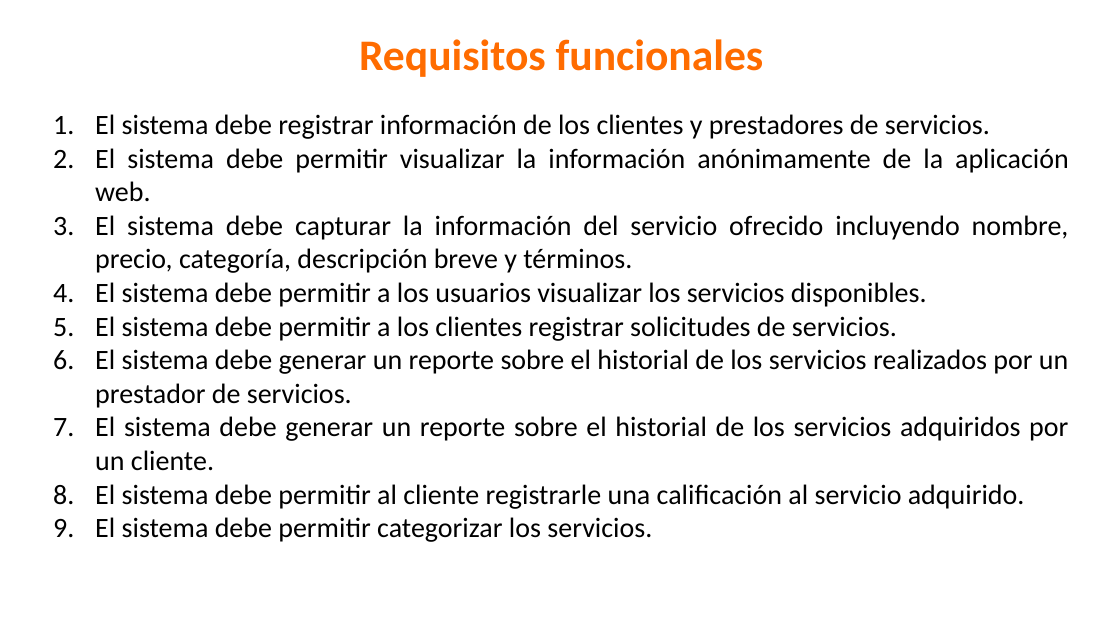
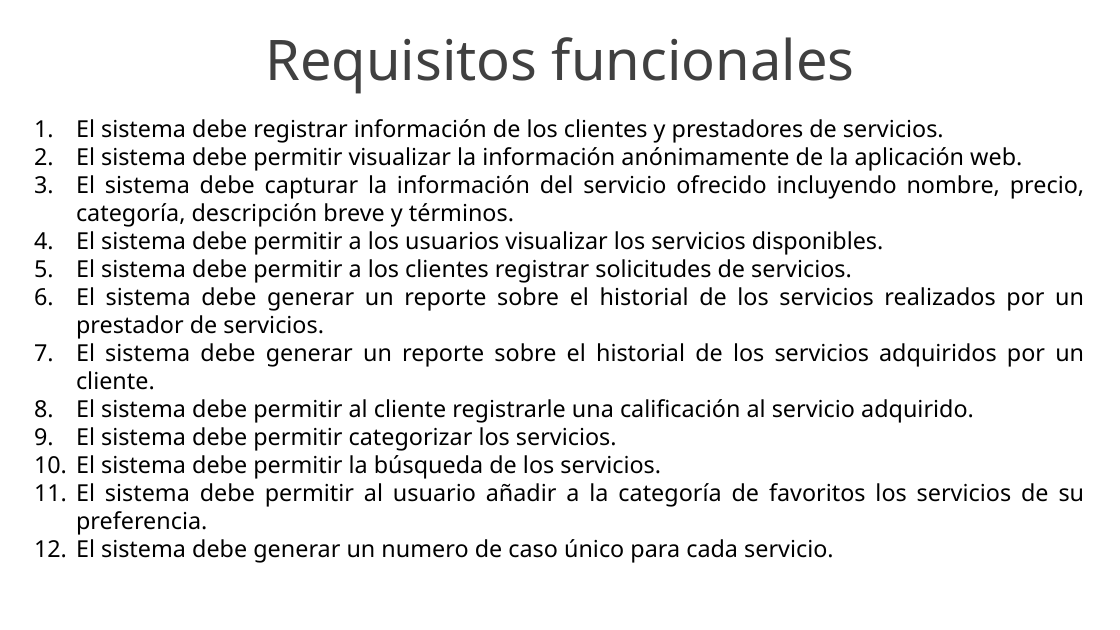
Before and after one commit to yeseniaquejada/SERVICE_MARKET, a slide deck: slide 10 of PROYECTO FORMATIVO.pptx. Drawn at 1120x630 pixels with LibreOffice and Linux fonts; fonts in the diff are those of the drawing; background and template pictures are left out. Boxes give left, top, right and bottom in pixels: in the first picture for what was removed or moved away, otherwise in the second. Text is boxed around its words. In the diff, an @@ line names an element or a change of style, - is before the commit and + after.

```diff
--- a/PROYECTO FORMATIVO.pptx
+++ b/PROYECTO FORMATIVO.pptx
@@ text "Requisitos funcionales": place and size @@
-text "Requisitos funcionales" at (359,39,764,77)
+text "Requisitos funcionales" at (265,37,855,94)
@@ text "Requisitos funcionales" at (265,37,855,94): size 37.3 to 48 pt, font Calibri to Noto Sans, text colour #FF6C00 to #404040, bold off @@
@@ text "El sistema debe registrar información ...": place and size @@
-text "El sistema debe registrar información ..." at (95,114,1069,542)
+text "El sistema debe registrar información ..." at (76,119,1085,563)
@@ text at (76,119,1084,451): size 24 to 20 pt, font Calibri to Noto Sans in "El sistema debe registrar información de los ...", "El sistema debe permitir visualizar la información ...", "El sistema debe capturar la información del ...", "El sistema debe permitir a los usuarios ..." and 5 more places @@
@@ text at (76,455,1085,563): paragraphs added @@
+10. El sistema debe permitir la búsqueda de los servicios.
+11. El sistema debe permitir al usuario añadir a la categoría de favoritos los servicios de su preferencia.
+12. El sistema debe generar un numero de caso único para cada servicio.
```
Also in this commit, not shown: 26 other slides changed, 2 slides added, 3 slides removed, 6 other files.
